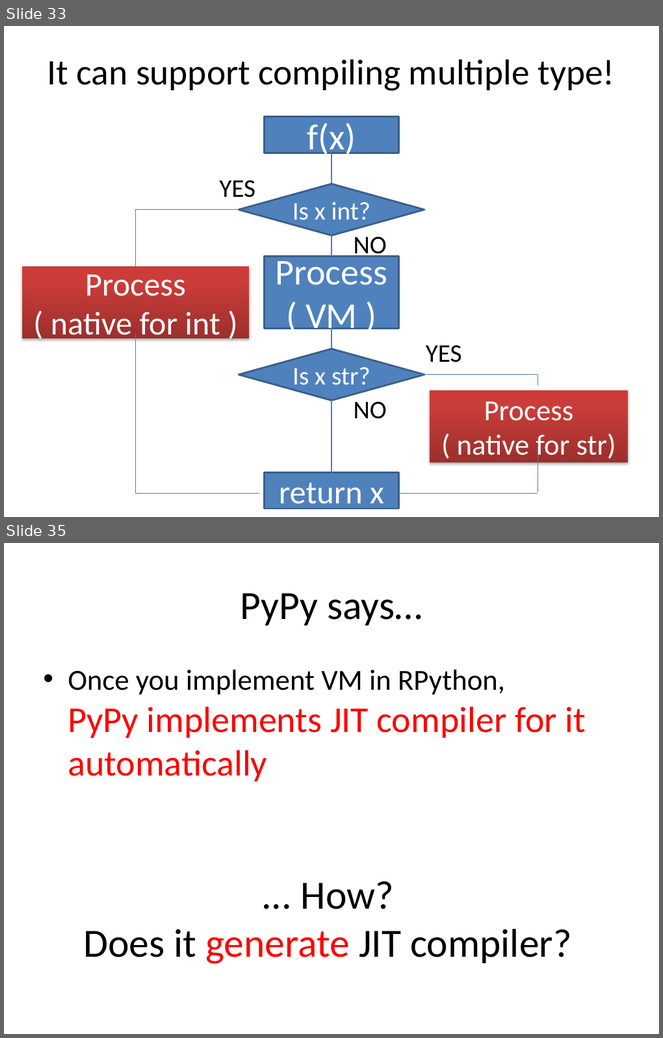
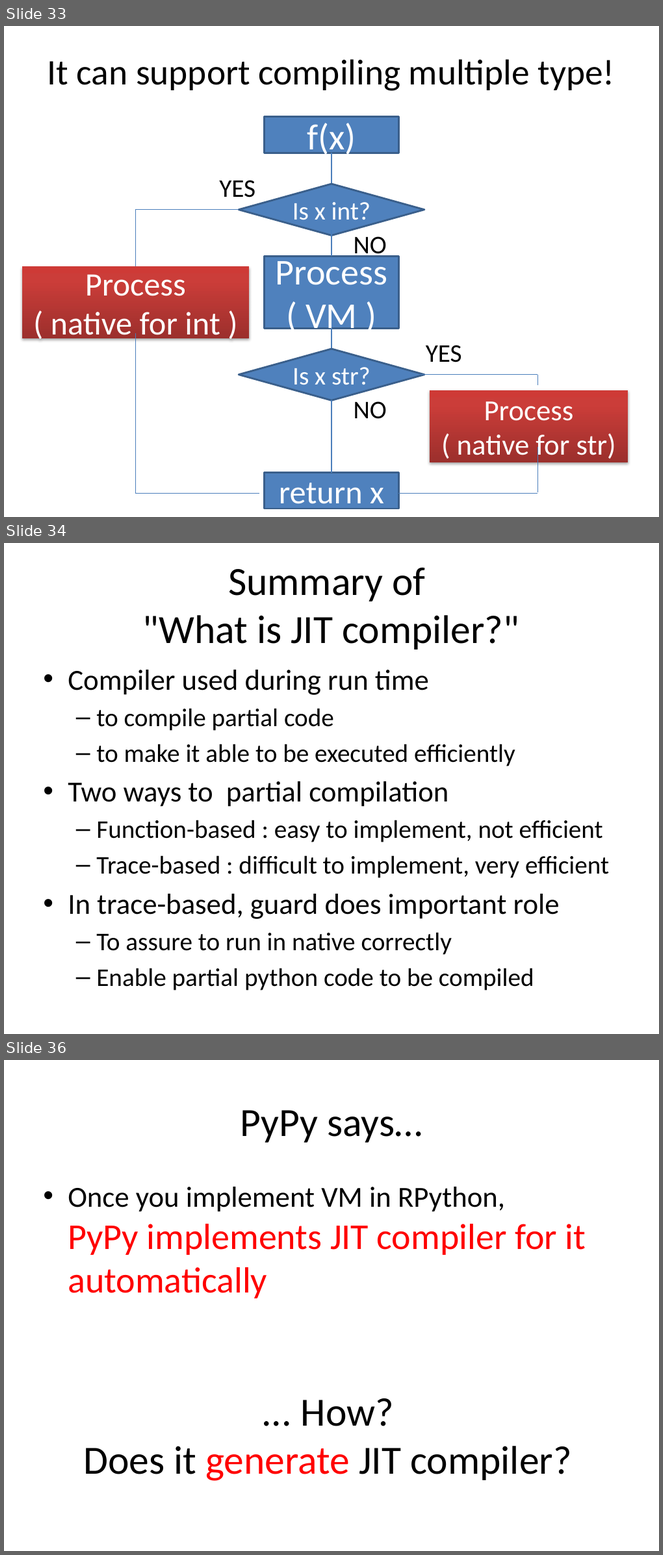
Before and after one commit to ryotaro/pyconjp2012slide, a slide deck: master/Fundamental Technologies Used in PyPy JIT Compiler.pptx. Shown one above the other, each under a label of ours: slides 33 and 35 before the commit, slides 33, 34 and 36 after it; the slides between them are not shown. The pictures are 663x1038 and 663x1555 pixels, drawn with LibreOffice and Linux fonts; fonts in the diff are those of the drawing. Boxes give left, top, right and bottom in pixels: in the first picture for what was removed or moved away, otherwise in the second. Text is boxed around its words. In the diff, an @@ line names an element or a change of style, - is before the commit and + after.

```diff
--- a/master/Fundamental Technologies Used in PyPy JIT Compiler.pptx
+++ b/master/Fundamental Technologies Used in PyPy JIT Compiler.pptx
@@ slide 34 added at (x1=4, y1=543, x2=659, y2=1034), background #FFFFFF @@
@@ title added at (x1=143, y1=567, x2=519, y2=650), 44 pt, text #000000 @@
+Summary of
+"What is JIT compiler?"
@@ text added at (x1=68, y1=670, x2=609, y2=991), 28 pt, text #000000 @@
+• Compiler used during run time
+  – to compile partial code
+  – to make it able to be executed efficiently
+• Two ways to partial compilation
+  – Function-based : easy to implement, not efficient
+  – Trace-based : difficult to implement, very efficient
+• In trace-based, guard does important role
+  – To assure to run in native correctly
+  – Enable partial python code to be compiled
@@ what was slide 35 is now slide 36 @@
```
Also in this commit, not shown: 2 slides changed, 1 other slide added.
